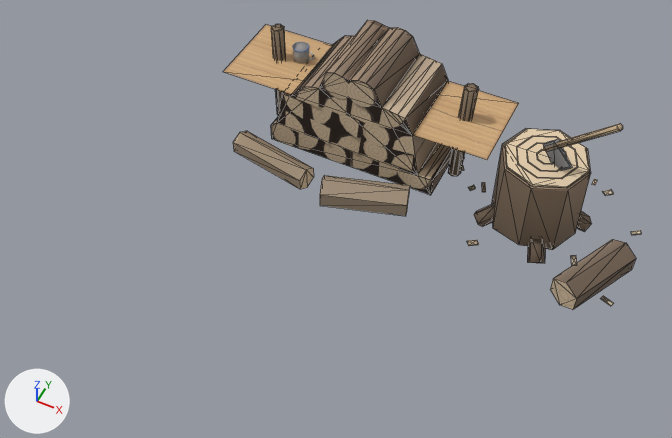
An edit to the glTF model props/lived/lived.glb, drawn before and after from the same camera.
Camera for both pictures: a 50 mm camera at (1.52, -3.42, 3.52) aimed at (0.19, -0.75, 0.19). Lighting does not change. The marker at lower left points along +X, +Y and +Z. The first picture is the older version. Mesh edges are drawn as thin lines on the coarser meshes.

Objects in the first picture: 'LooseLogs', 'SeatTop', 'WoodPile', 'WoodStack' and 1 more.
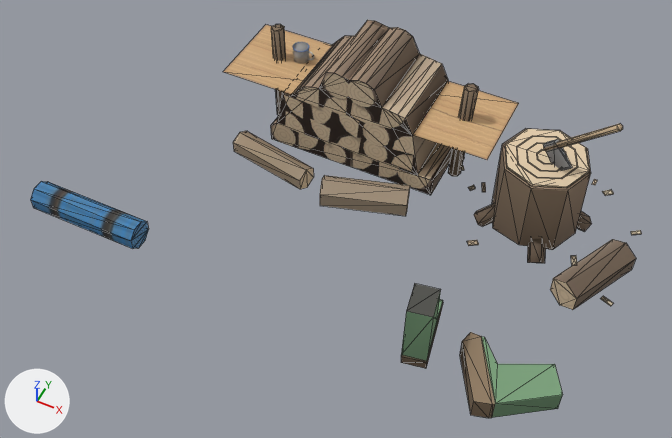
Location of each change, [x1, y1, x2, y2] in pixels of the pictures (672 x 438 px):
'TentSide', added: after [401, 284, 563, 418]
'MatRoll', added (blue): after [31, 181, 149, 249]

Diff of the bpy script that builds the scene:
```diff
--- a/props/lived/lived.glb.py
+++ b/props/lived/lived.glb.py
@@ img_mat_roll @@
+img_mat_roll = load_image('mat_roll', '_unpacked/mat_roll', 128, 64, 'sRGB')
@@ mat_matroll @@
+mat_matroll = bpy.data.materials.new('MatRoll')
+# uses the picture img_mat_roll
@@ me_boot @@
+me_boot.from_pydata(...)  # 40 vertices, 72 faces; spans x 0.701..1.451, y -1.366..-0.9, z 0.03..0.405
+me_boot.materials.append(mat_baked_002)
@@ me_matroll @@
+me_matroll.from_pydata(...)  # an 8-sided cylinder along x spanning x -1.25..-0.65, y -1.269..-1.131, z 0.03..0.169
+me_matroll.materials.append(mat_matroll)
@@ ob_tentside @@
+ob_tentside = bpy.data.objects.new('TentSide', me_boot)
+ob_tentside.location = (0.0, 0.0, 0.0)
@@ ob_matroll @@
+ob_matroll = bpy.data.objects.new('MatRoll', me_matroll)
+ob_matroll.location = (0.0, 0.0, 0.0)
```
